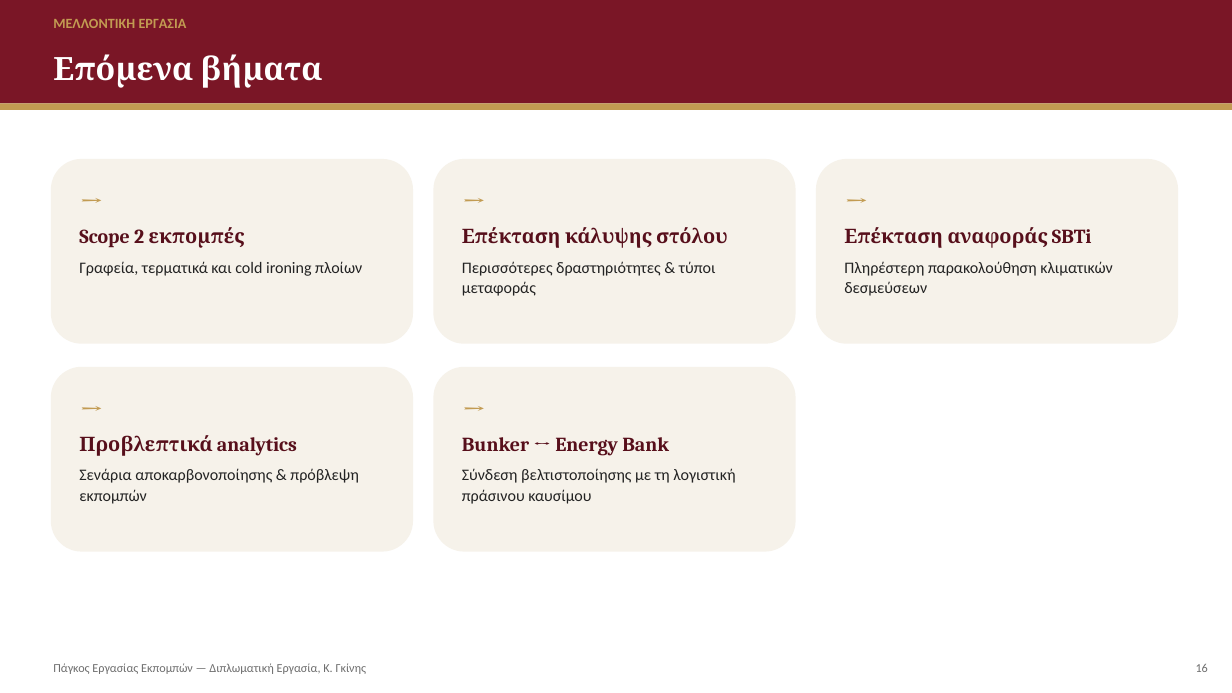
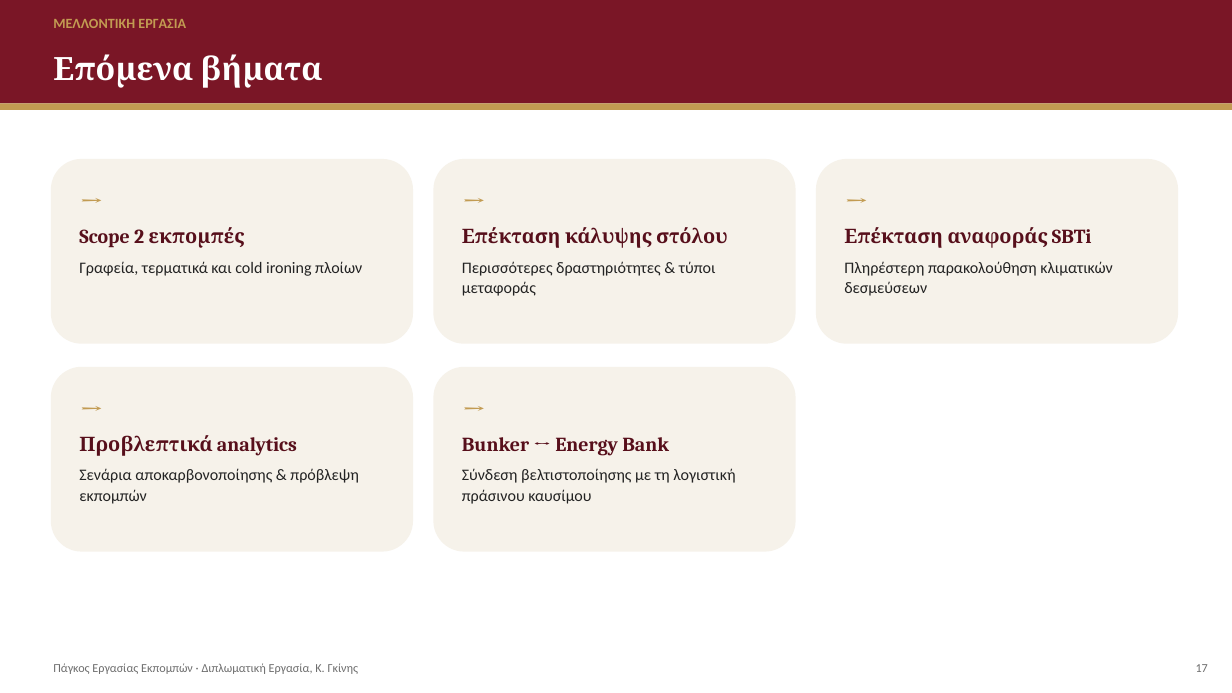
Before and after one commit to konst-gkinis/diplomatiki, a slide deck: slide 18 of presentations/defense.pptx (slide 17 before the commit). Drawn at 1232x693 pixels with LibreOffice and Linux fonts; fonts in the diff are those of the drawing. Boxes give left, top, right and bottom in pixels: in the first picture for what was removed or moved away, otherwise in the second. Text is boxed around its words. In the diff, an @@ line names an element or a change of style, - is before the commit and + after.

```diff
--- a/presentations/defense.pptx
+++ b/presentations/defense.pptx
@@ text at [53,663,359,674]: text changed @@
-Πάγκος Εργασίας Εκπομπών — Διπλωματική Εργασία, Κ. Γκίνης
+Πάγκος Εργασίας Εκπομπών · Διπλωματική Εργασία, Κ. Γκίνης
@@ text at [1196,664,1208,672]: text changed @@
-16
+17
```
Also in this commit, not shown: 15 other slides changed, 1 slide added, 22 other files.
